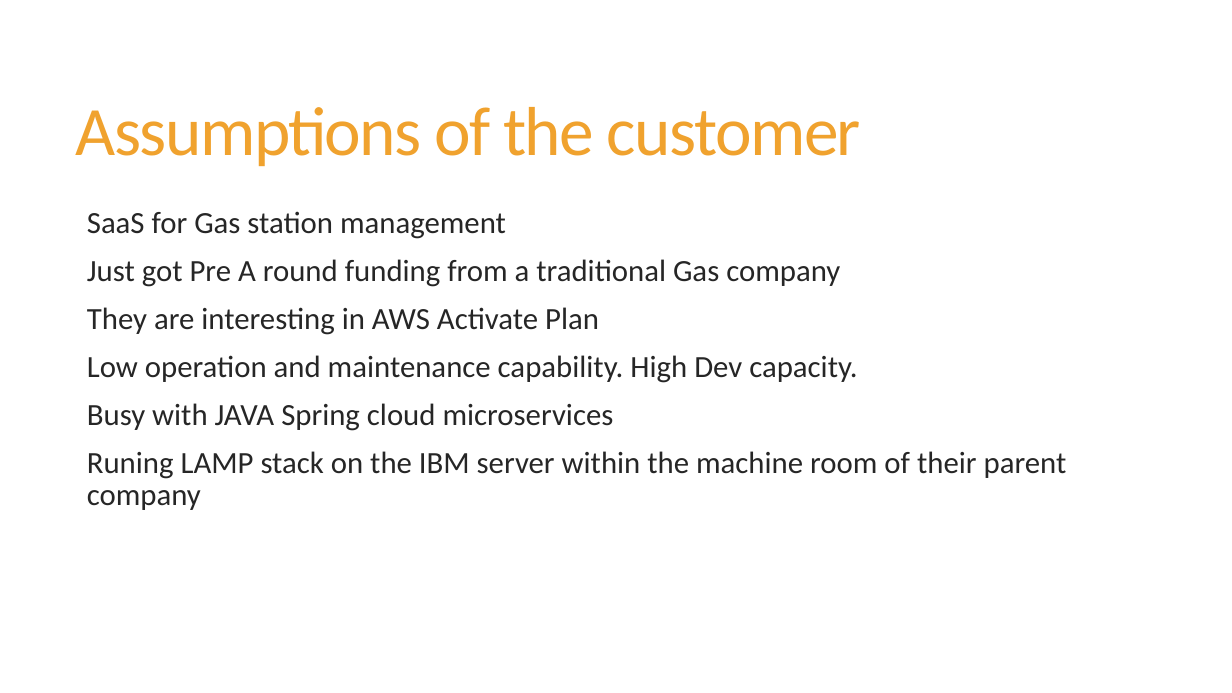
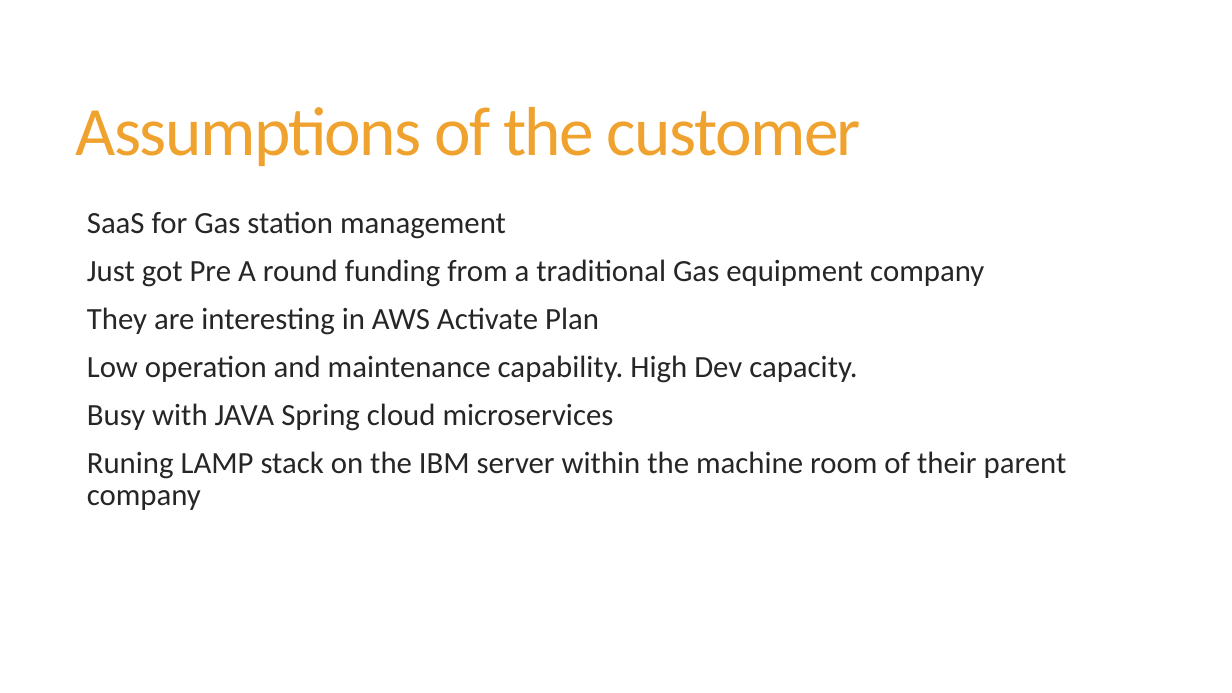
Before and after one commit to damoco/aws-interview-assignment2, a slide deck: slide 2 of Assignment #2 - proposal.pptx. Drawn at 1232x693 pixels with LibreOffice and Linux fonts; fonts in the diff are those of the drawing. Boxes give left, top, right and bottom in pixels: in the first picture for what was removed or moved away, otherwise in the second. Text is boxed around its words. In the diff, an @@ line names an element or a change of style, - is before the commit and + after.

```diff
--- a/Assignment #2 - proposal.pptx
+++ b/Assignment #2 - proposal.pptx
@@ text at <box>87,259,984,287</box>: text changed @@
-  Just got Pre A round funding from a traditional Gas company
+  Just got Pre A round funding from a traditional Gas equipment company
```
Also in this commit, not shown: 1 other file.
